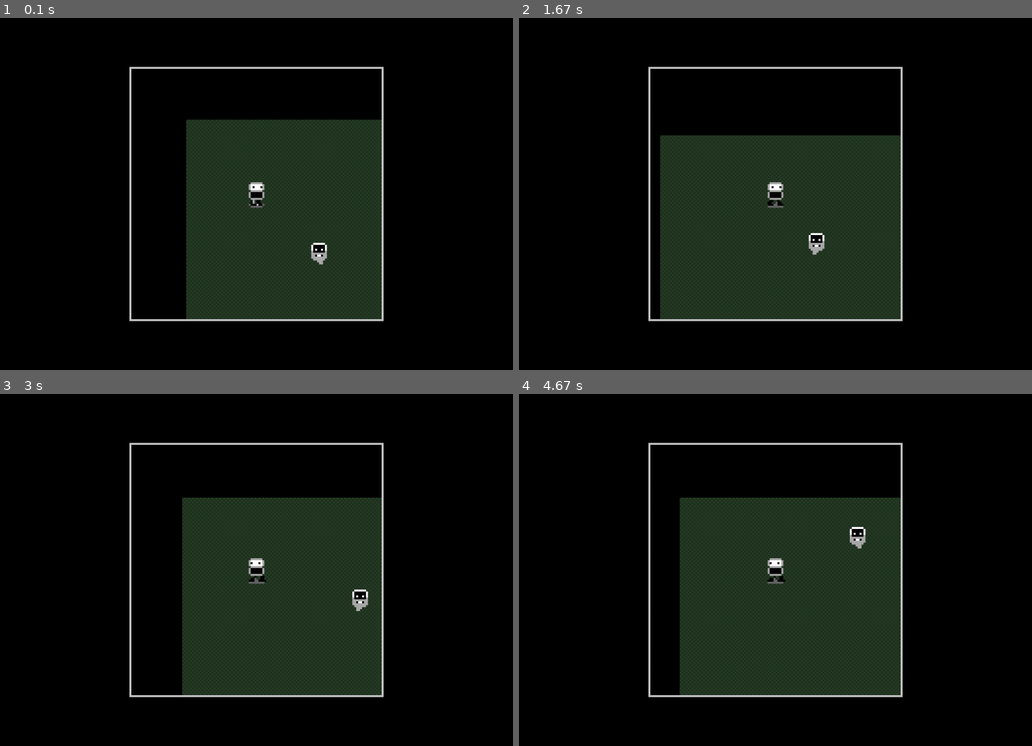
Above: before the commit, frames 1-4 (two rows, left to right).
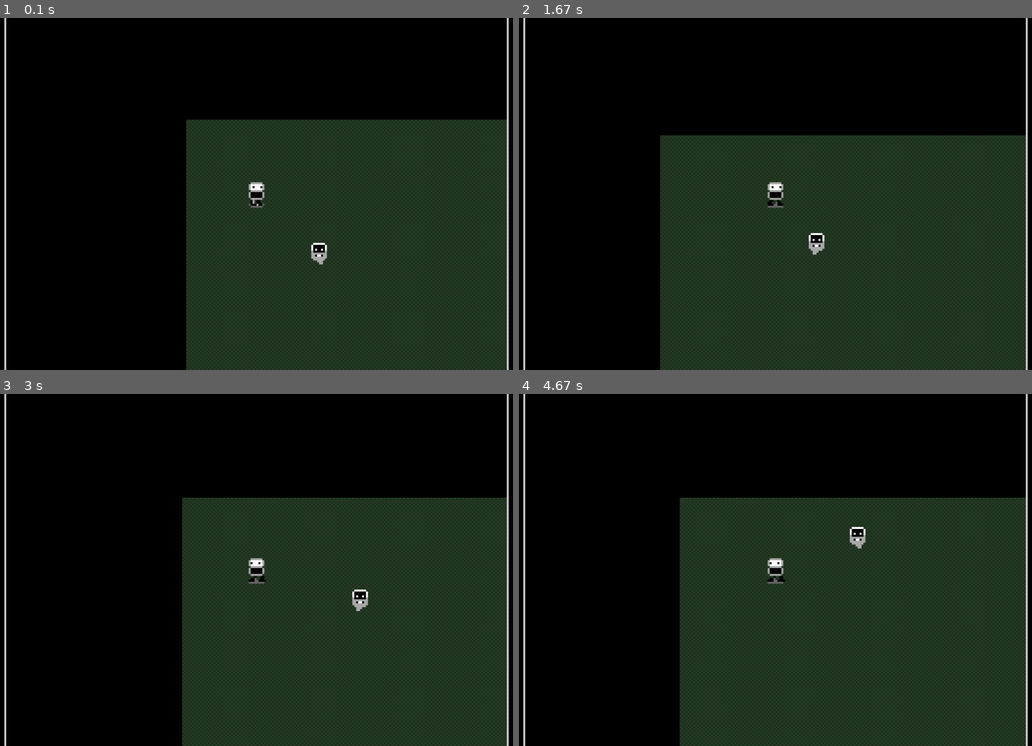
Above: after the commit, the same moments.

Repository: thefonzie-codes/pygame-rpg
Game: pygame game, started from main.py
Two runs of this game, one before a commit and one after it. Both use one fixed random seed, a clock stepped at 60 frames per second and the inputs below.
Inputs:
- Up to frame 1 (0.1 s): no input
- Up to frame 2 (1.67 s): hold D 0.33-0.8 s; hold W 0.83-1.13 s; hold D 1.17-1.63 s
- Up to frame 3 (3 s): hold A 1.67-2.2 s; hold S 2.23-2.53 s; hold A 2.57-2.97 s
- Up to frame 4 (4.67 s): hold W 3-3.37 s; hold D 3.4-4.03 s; hold S 4.07-4.43 s; hold A from 4.47 s (still down)

The runs differ from the first frame. In frame 1, 24% of the frame differs, in the area x 0-100%, y 0-100%; in frame 2, 24%; in frame 3, 24%; in frame 4, 25%.

Commit message:
chore
refactored and removed unnecessary pixel size instances

Diff:
--- a/constants.py
+++ b/constants.py
@@ -2,7 +2,7 @@
 
 PIXEL_SIZE = 4
 GRID_SIZE = 128
-VIEWPORT = pygame.math.Vector2(PIXEL_SIZE * GRID_SIZE, PIXEL_SIZE * GRID_SIZE)
+VIEWPORT = pygame.math.Vector2(1024, 768)
 MAX_MAP_WIDTH = 256
 MAX_MAP_HEIGHT = 256
 FPS = 24
--- a/entities/ghost.py
+++ b/entities/ghost.py
@@ -2,13 +2,11 @@
 import pygame.math
 
 class Ghost:
-    def __init__(self, x, y, pixel_size, tick, grid_size):
+    def __init__(self, x, y, tick):
         self.position = pygame.math.Vector2(x, y)  # Replace separate x, y with Vector2
         self.movement = pygame.math.Vector2(random.choice([(1, 0), (0, 1), (-1, 0), (0, -1)]))  # Vector2 direction
         self.size = pygame.math.Vector2(8, 11)
-        self.pixel_size = pixel_size
         self.tick = tick
-        self.grid_size = grid_size
         self.models = [[
             " WWWWWW ",
             "WBBBBBBW",
@@ -36,7 +34,7 @@
             "  GG    ",
         ]]
 
-    def move(self):
+    def move(self, map):
         if random.randint(0, 100) < 10:  # Change direction randomly
             self.movement = pygame.math.Vector2(random.choice([(1, 0), (0, 1), (-1, 0), (0, -1)]))
 
@@ -44,6 +42,6 @@
 
         # Clamp position within grid bounds
         self.position = pygame.math.Vector2(
-            max(0, min(self.position.x, self.grid_size - self.size.x)),
-            max(0, min(self.position.y, self.grid_size - self.size.y))
+            max(0, min(self.position.x, map.size.x - self.size.x)),
+            max(0, min(self.position.y, map.size.y - self.size.y))
             )
--- a/entities/player.py
+++ b/entities/player.py
@@ -2,11 +2,11 @@
 from constants import COLORS
 
 class Player:
-    def __init__(self, x, y, pixel_size, tick, level_map):
+    def __init__(self, x, y, tick):
+        self.__max_health__ = 100
+        self.__current_health__ = 100
         self.position = pygame.math.Vector2(x, y)  # Replace x, y with Vector2
-        self.pixel_size = pixel_size
         self.tick = tick
-        self.level_map = level_map
         self.size = pygame.math.Vector2(8, 13)
         self.moving = False
         self.last_direction = 'right'
@@ -74,7 +74,7 @@
 
         ]
 
-    def move(self, keys):
+    def move(self, keys, map):
             movement = pygame.math.Vector2(0, 0)  # Initialize movement vector
             if keys[pygame.K_a]:
                 self.moving = True
@@ -104,11 +104,11 @@
 
             # Clamp position within map bounds
             self.position = pygame.math.Vector2(
-                max(0, min(self.position.x, self.level_map.size.x - self.size.x)),
-                max(0, min(self.position.y, self.level_map.size.y - self.size.y))
+                max(0, min(self.position.x, map.size.x - self.size.x)),
+                max(0, min(self.position.y, map.size.y - self.size.y))
                 )
 
-    def draw(self, screen, position):
+    def draw(self, screen, position, pixel_size=4):
         model = self.models[0]
         if self.moving == False:
             if self.last_direction == 'right':
@@ -138,6 +138,6 @@
                     continue
 
                 pygame.draw.rect(screen, color,
-                    ((position.x + x) * self.pixel_size,
-                    (position.y + y) * self.pixel_size,
-                    self.pixel_size, self.pixel_size))
+                    ((position.x + x) * pixel_size,
+                    (position.y + y) * pixel_size,
+                    pixel_size, pixel_size))
--- a/main.py
+++ b/main.py
@@ -25,7 +25,7 @@
     clock = pygame.time.Clock()
     running = True
 
-    ghost = Ghost(64, 64, PIXEL_SIZE, tick, GRID_SIZE)
+    ghost = Ghost(64, 64, tick)
 
     camera = Camera(VIEWPORT.x, VIEWPORT.y)
     camera.set_screen_size(screen_width, screen_height)
@@ -33,7 +33,7 @@
     base_floor = BaseFloor()
     level_map = Map(MAX_MAP_WIDTH, MAX_MAP_HEIGHT, PIXEL_SIZE, base_floor)
 
-    player = Player(32, 32, PIXEL_SIZE, tick, level_map)
+    player = Player(32, 32, tick)
 
     # Create a surface for the game viewport
     game_surface = pygame.Surface((VIEWPORT.x, VIEWPORT.y))
@@ -71,9 +71,9 @@
         game_surface.fill(COLORS['black'])
 
         keys = pygame.key.get_pressed()
-        player.move(keys)
+        player.move(keys, level_map)
 
-        ghost.move()
+        ghost.move(level_map)
         camera.update(player)
 
         # Draw to the game surface instead of directly to the screen
@@ -109,7 +109,7 @@
 
         pygame.display.flip()  # Update the display
 
-def draw_entity(screen, entity, position, colors):
+def draw_entity(screen, entity, position, colors, pixel_size = 4):
     model = entity.models[0] if entity.tick < 12 else entity.models[1]
 
     for y, row in enumerate(model):
@@ -128,9 +128,9 @@
                 continue
 
             pygame.draw.rect(screen, color,
-                ((position.x + x) * entity.pixel_size,
-                 (position.y + y) * entity.pixel_size,
-                 entity.pixel_size, entity.pixel_size))
+                ((position.x + x) * pixel_size,
+                 (position.y + y) * pixel_size,
+                 pixel_size, pixel_size))
 
 if __name__ == '__main__':
     main()
--- a/system/camera.py
+++ b/system/camera.py
@@ -10,9 +10,9 @@
     def set_screen_size(self, width, height):
         self.screen_size = pygame.math.Vector2(width, height)
 
-    def update(self, target):
+    def update(self, target, pixel_size = 4):
         target_center = pygame.math.Vector2(target.position.x + target.size.x // 2, target.position.y + target.size.y // 2)
-        self.offset = target_center - (self.size // (2 * target.pixel_size))
+        self.offset = target_center - (self.size // (2 * pixel_size))
 
     def apply(self, entity):
         return pygame.math.Vector2(entity.position.x - self.offset.x, entity.position.y - self.offset.y)  # Return tuple for drawing
Not shown, changed: README.md
